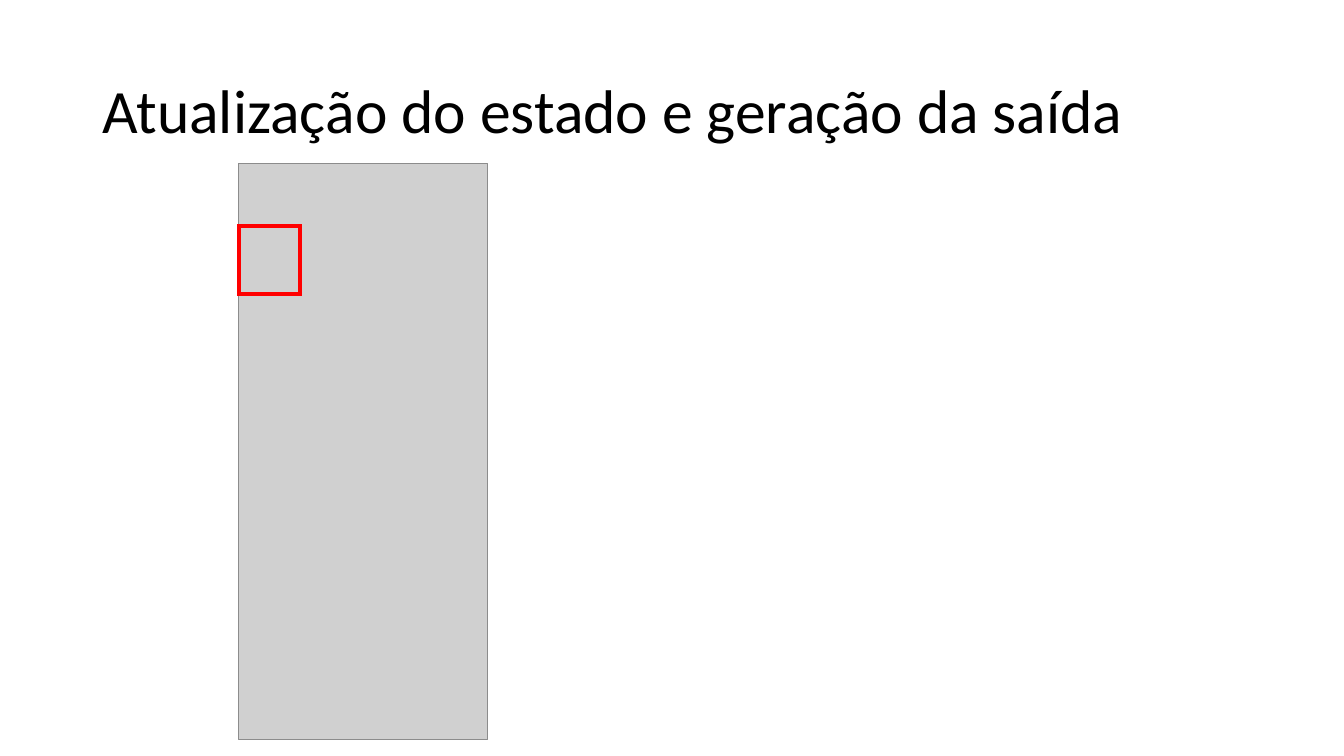
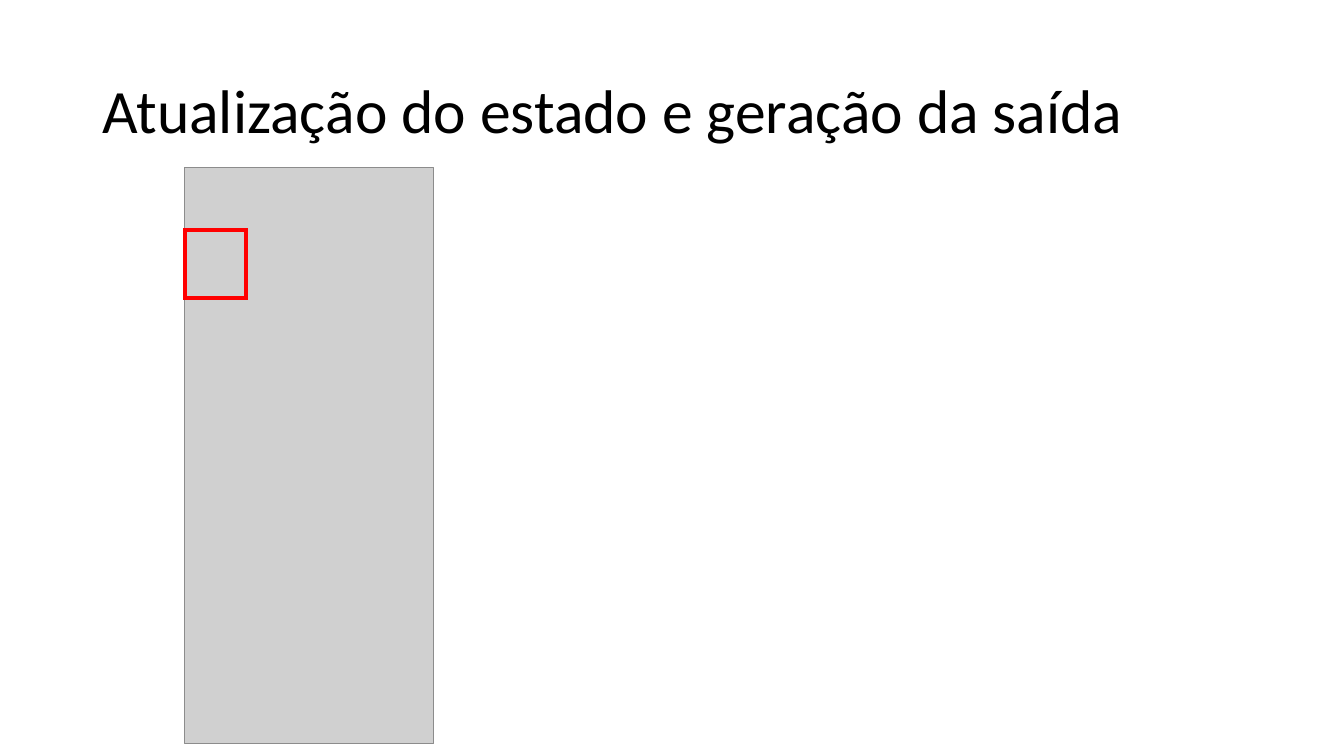
Before and after one commit to zz4fap/c24_inteligencia_artificial, a slide deck: slide 17 of slides/C24_RNN.pptx. Drawn at 1344x756 pixels with LibreOffice and Linux fonts; fonts in the diff are those of the drawing; grey boxes stand for pictures. Boxes give left, top, right and bottom in pixels: in the first picture for what was removed or moved away, otherwise in the second. Text is boxed around its words. In the diff, an @@ line names an element or a change of style, - is before the commit and + after.

```diff
--- a/slides/C24_RNN.pptx
+++ b/slides/C24_RNN.pptx
@@ picture moved from (x1=239, y1=163, x2=488, y2=740) to (x1=185, y1=167, x2=434, y2=744) @@
@@ rectangle moved from (x1=239, y1=226, x2=300, y2=294) to (x1=185, y1=230, x2=246, y2=298) @@
```
Also in this commit, not shown: 5 other slides changed, 3 slides added, 1 slide removed.
